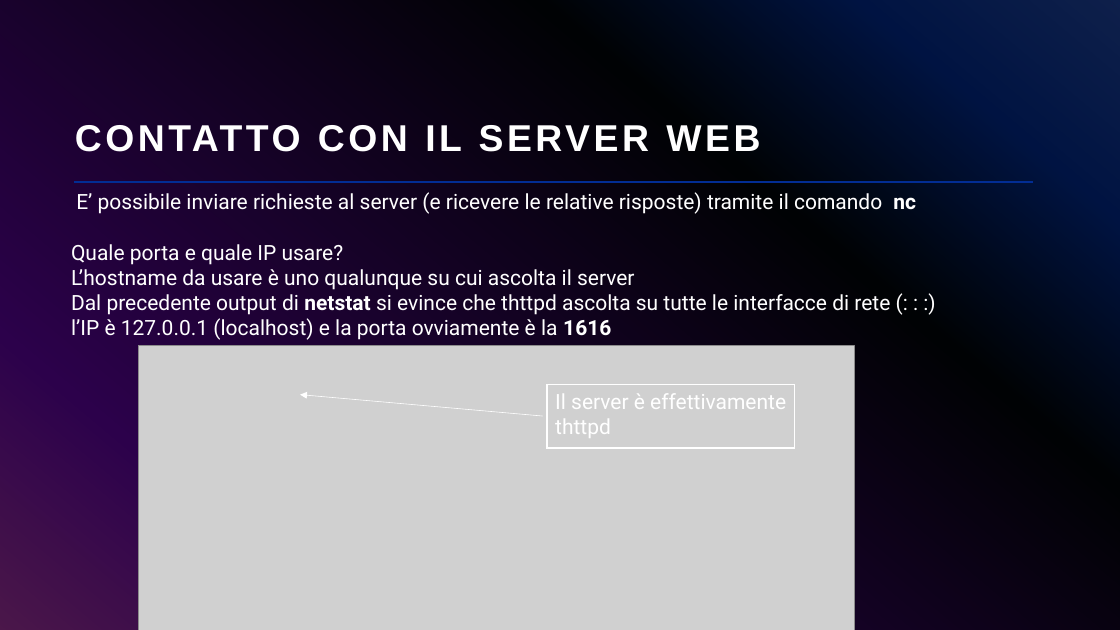
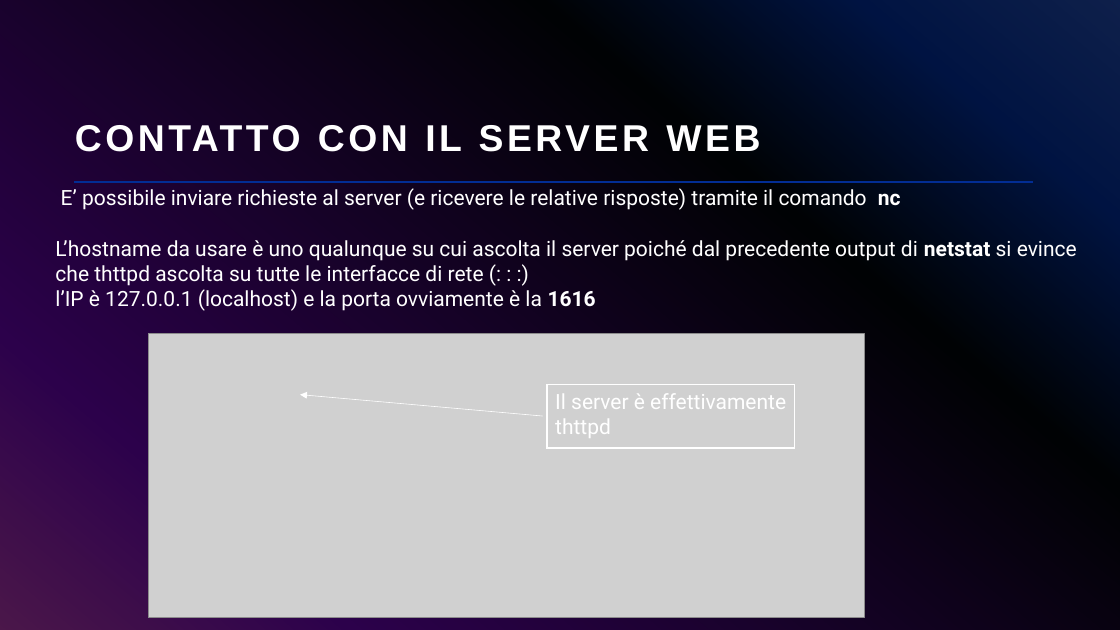
Before and after one commit to giorgiosiniscalchi/Nebula16-ITA, a slide deck: slide 23 of Presentazione Nebula16.pptx. Drawn at 1120x630 pixels with LibreOffice and Linux fonts; fonts in the diff are those of the drawing; grey boxes stand for pictures. Boxes give left, top, right and bottom in pixels: in the first picture for what was removed or moved away, otherwise in the second. Text is boxed around its words. In the diff, an @@ line names an element or a change of style, - is before the commit and + after.

```diff
--- a/Presentazione Nebula16.pptx
+++ b/Presentazione Nebula16.pptx
@@ text "E’ possibile inviare richieste al ...": place and size @@
-text "E’ possibile inviare richieste al ..." at (71, 192, 916, 340)
+text "E’ possibile inviare richieste al ..." at (55, 188, 1077, 311)
@@ text at (55, 240, 1077, 286): text changed @@
-Quale porta e quale IP usare?
-L’hostname da usare è uno qualunque su cui ascolta il server
-Dal precedente output di netstat si evince che thttpd ascolta su tutte le interfacce di rete (: : :)
+L’hostname da usare è uno qualunque su cui ascolta il server poiché dal precedente output di netstat si evince che thttpd ascolta su tutte le interfacce di rete (: : :)
@@ picture: place and size @@
-picture at (139, 346, 854, 630)
+picture at (149, 334, 865, 618)
```
Also in this commit, not shown: 5 other slides changed.
